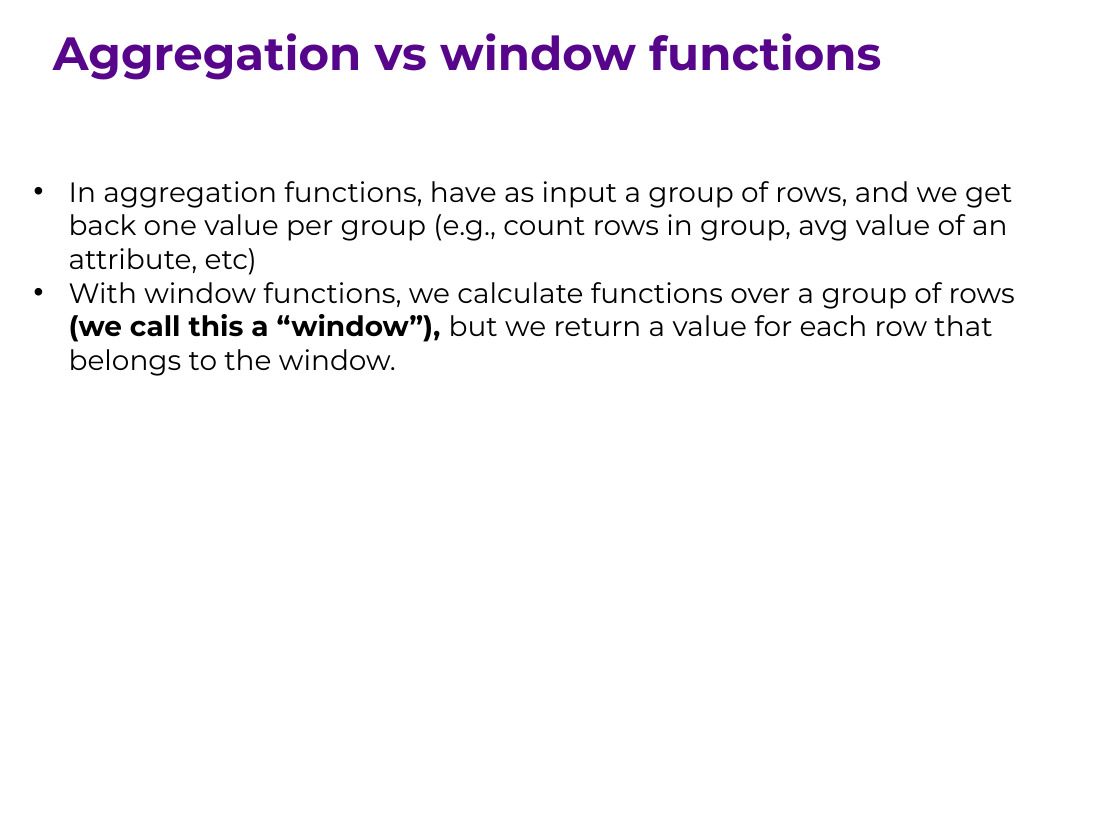
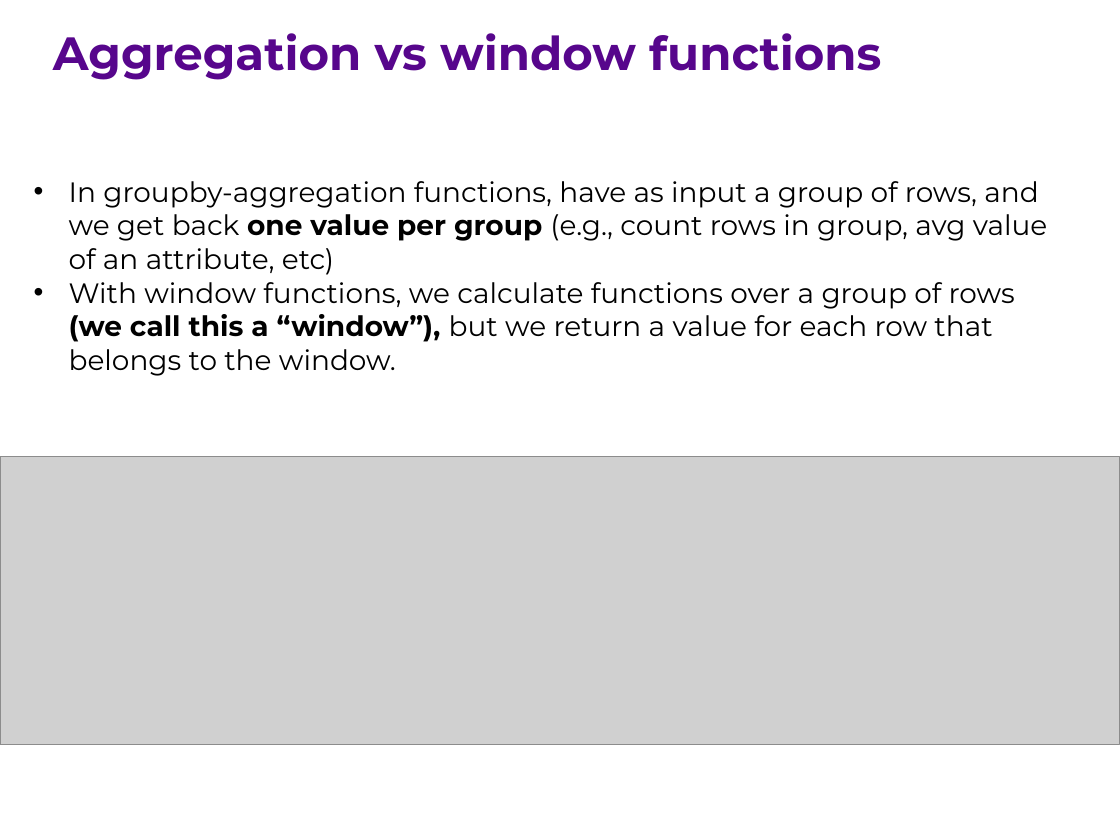
Before and after one commit to ipeirotis/introduction-to-databases, a slide deck: slide 3 of session7/G-Window_queries.pptx. Drawn at 1120x840 pixels with LibreOffice and Linux fonts; fonts in the diff are those of the drawing; grey boxes stand for pictures. Boxes give left, top, right and bottom in pixels: in the first picture for what was removed or moved away, otherwise in the second. Text is boxed around its words. In the diff, an @@ line names an element or a change of style, - is before the commit and + after.

```diff
--- a/session7/G-Window_queries.pptx
+++ b/session7/G-Window_queries.pptx
@@ text at <box>69,181,1048,275</box>: text changed @@
-• In aggregation functions, have as input a group of rows, and we get back one value per group (e.g., count rows in group, avg value of an attribute, etc)
+• In groupby-aggregation functions, have as input a group of rows, and we get back one value per group (e.g., count rows in group, avg value of an attribute, etc)
@@ picture added at <box>0,457,1120,745</box> @@
```
Also in this commit, not shown: 2 other slides changed, 7 slides added.
